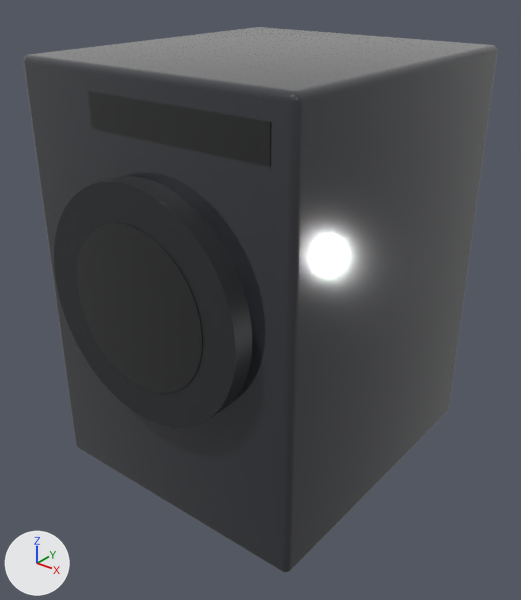
Two versions of the glTF model apps/web/models/products/RD20KNTR.glb, one commit apart.
Rendered twice from a 50 mm lens placed at (0.999, -1.263, 1.183), pointed at (0.016, -0.034, 0.42). The axes (+X, +Y, +Z) are drawn at lower left. The lights are the same throughout. The picture after the commit comes second. Where no turn or scale is listed for an object, it has been applied to the vertices.

In view in the first picture: 'display_control', 'display_door_glass', 'door_shell', 'trim_door_ring'.
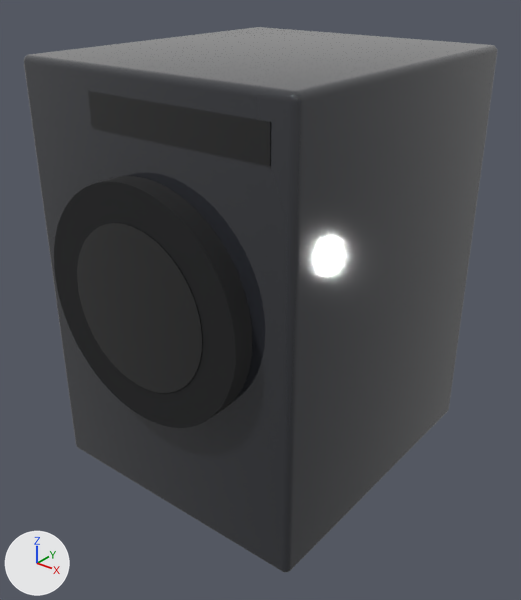
Location of each change, [x1, y1, x2, y2] in pixels of the pictures (521 x 600 px):
'door_shell', surface changed (darker)
    both: [58, 182, 391, 360]

What the commit changed:
In material 'finish' (mat_finish), roughness goes from 0.12 to 0.07.
